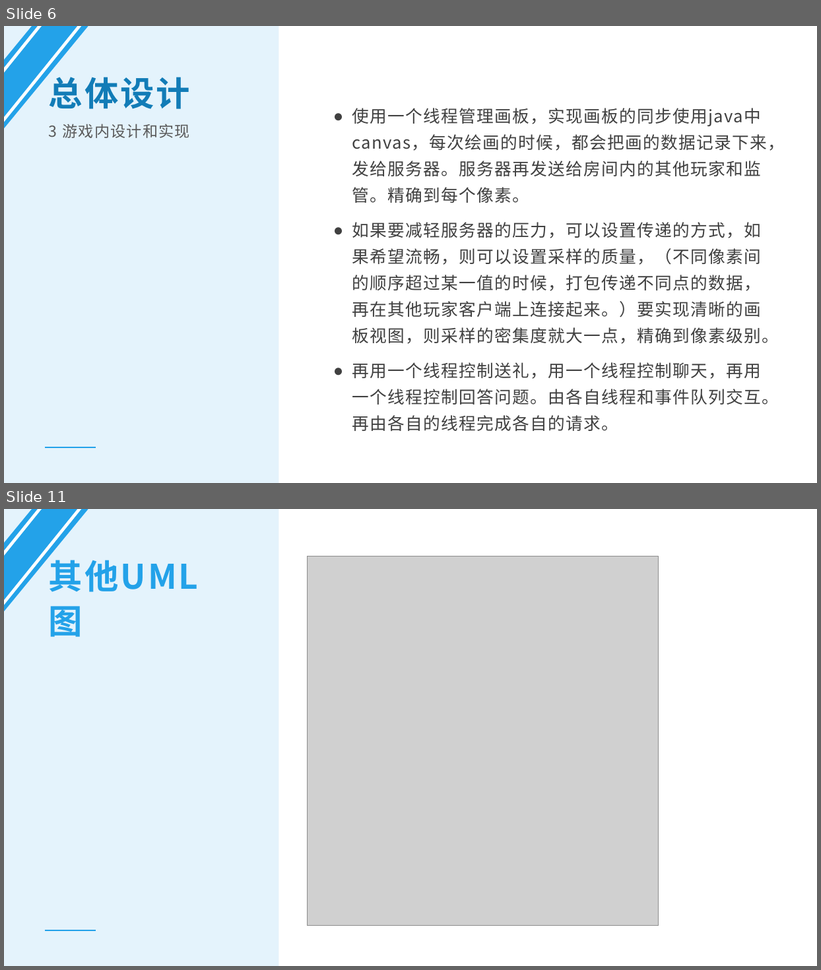
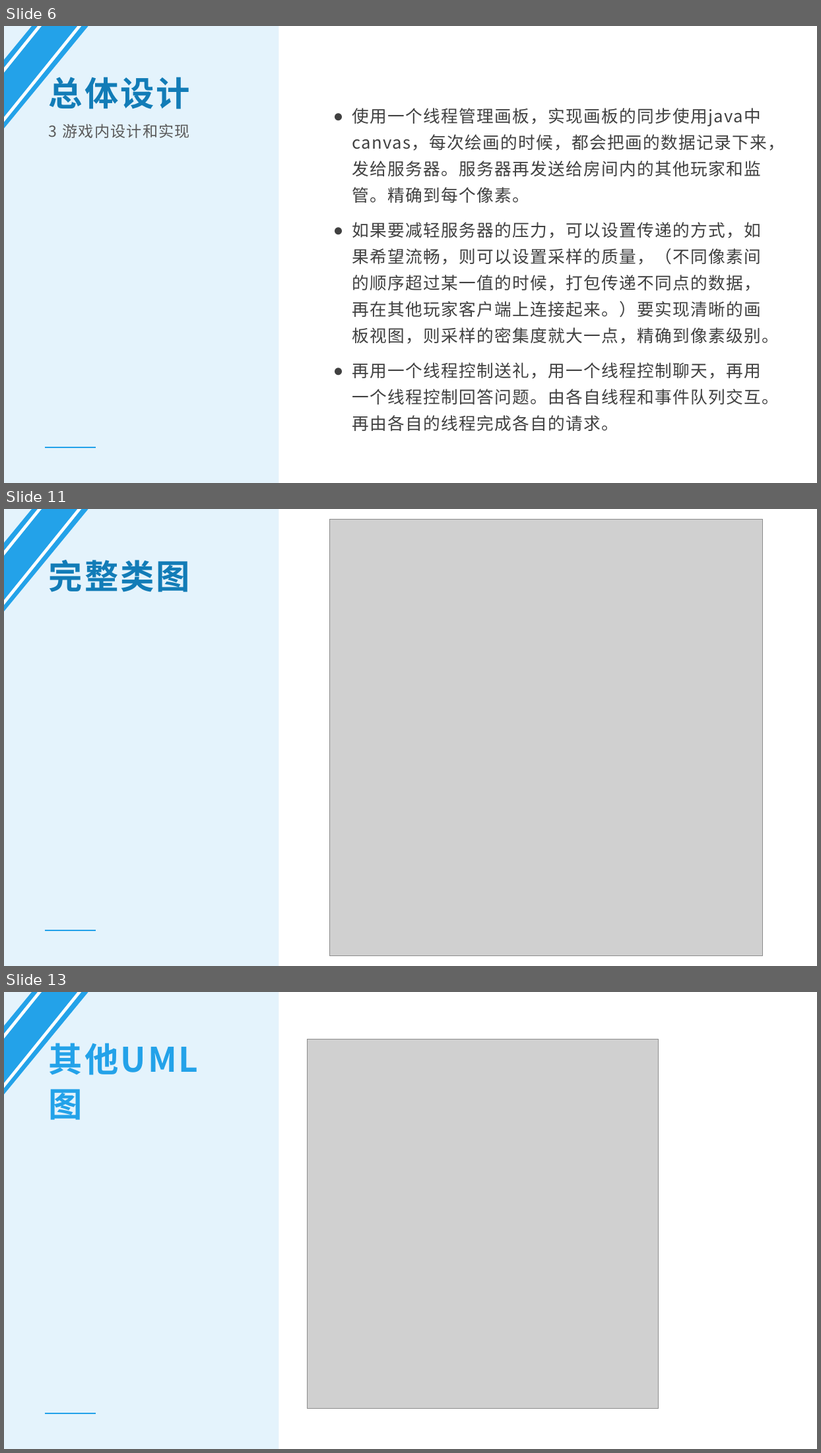
Before and after one commit to wugui1/Draw-and-guess, a slide deck: 第4次作业/系统设计和数据库设计答辩PPT.pptx. Shown one above the other, each under a label of ours: slides 6 and 11 before the commit, slides 6, 11 and 13 after it; the slides between them are not shown. The pictures are 821x970 and 821x1453 pixels, drawn with LibreOffice and Linux fonts; fonts in the diff are those of the drawing; grey boxes stand for pictures. Boxes give left, top, right and bottom in pixels: in the first picture for what was removed or moved away, otherwise in the second. Text is boxed around its words. In the diff, an @@ line names an element or a change of style, - is before the commit and + after.

```diff
--- a/第4次作业/系统设计和数据库设计答辩PPT.pptx
+++ b/第4次作业/系统设计和数据库设计答辩PPT.pptx
@@ slide 11 added at <box>4,509,817,966</box>, background #FFFFFF @@
@@ rectangle added at <box>4,509,279,966</box>, fill #E4F3FC @@
@@ freeform shape added at <box>4,509,88,612</box>, fill #23A2E9 @@
@@ freeform shape added at <box>4,509,82,606</box>, fill #FFFFFF @@
@@ freeform shape added at <box>4,509,42,557</box>, fill #FFFFFF @@
@@ picture added at <box>330,520,763,956</box> @@
@@ text added at <box>49,555,190,592</box>, 40 pt, text #127CB7, bold @@
+完整类图
@@ line added from (45, 931) to (96, 931), #23A2E9 1 pt @@
@@ what was slide 11 is now slide 13 @@
```
Also in this commit, not shown: 4 slides changed, 1 other slide added, 1 other file.
